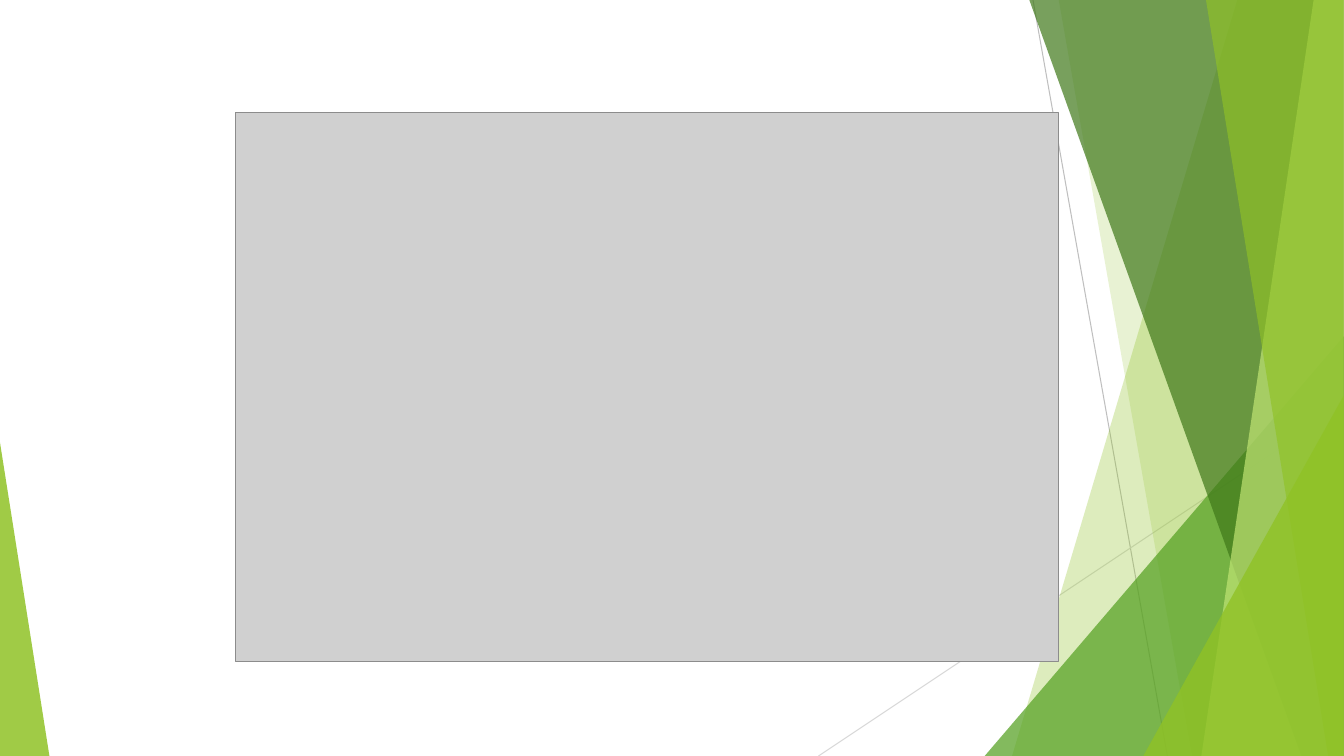
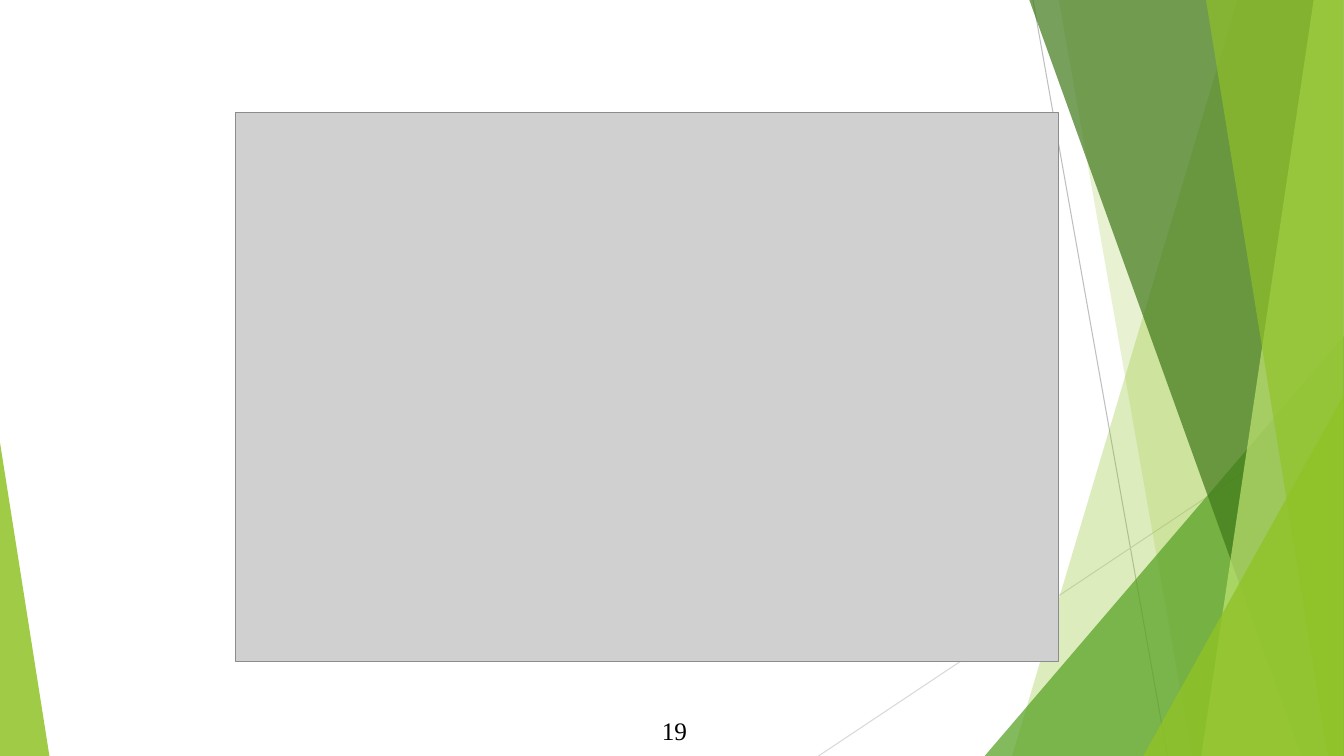
Before and after one commit to MRaghavendar/Storm_demo, a slide deck: slide 19 of Docs/Workshop_BigData.pptx. Drawn at 1344x756 pixels with LibreOffice and Linux fonts; fonts in the diff are those of the drawing; grey boxes stand for pictures. Boxes give left, top, right and bottom in pixels: in the first picture for what was removed or moved away, otherwise in the second. Text is boxed around its words. In the diff, an @@ line names an element or a change of style, - is before the commit and + after.

```diff
--- a/Docs/Workshop_BigData.pptx
+++ b/Docs/Workshop_BigData.pptx
@@ page number added at <box>662,723,687,741</box>, 18 pt, text #000000 @@
+19
```
Also in this commit, not shown: 18 other slides changed.
